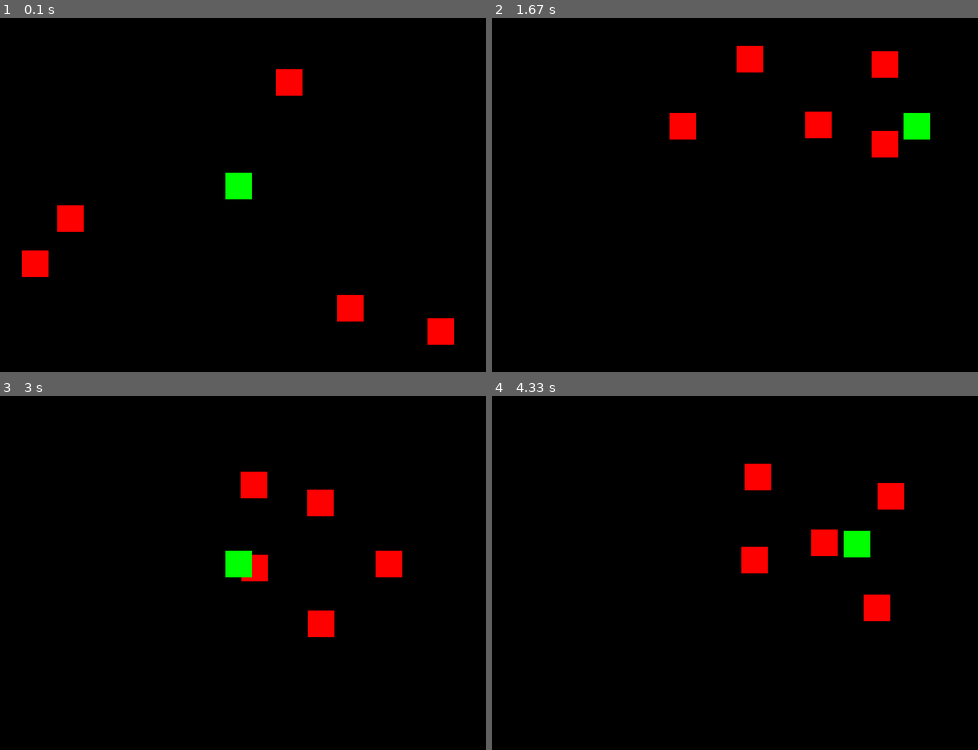
Above: before the commit, frames 1-4 (two rows, left to right).
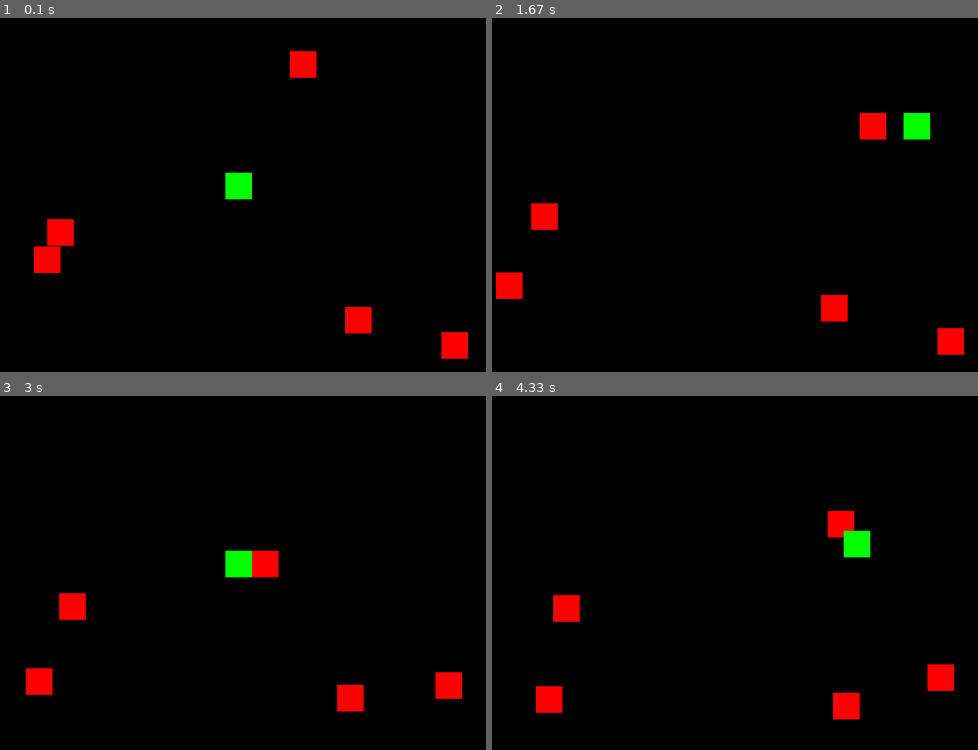
Above: after the commit, the same moments.

Repository: aknim/pygame-tank-battle
Game: pygame game, started from tank_battle.py
Two runs of this game, one before a commit and one after it. Both use one fixed random seed, a clock stepped at 60 frames per second and the inputs below.
Inputs:
- Up to frame 1 (0.1 s): no input
- Up to frame 2 (1.67 s): hold Right 0.33-0.8 s; hold Up 0.83-1.13 s; hold Right 1.17-1.63 s
- Up to frame 3 (3 s): hold Left 1.67-2.2 s; hold Down 2.23-2.53 s; hold Left 2.57-2.97 s
- Up to frame 4 (4.33 s): hold Up 3-3.37 s; hold Right 3.4-4.03 s; hold Down from 4.07 s (still down)

The runs differ from the first frame. In frame 1, 2.9% of the frame differs, in the area x 4-97%, y 9-97%; in frame 2, 4.0%; in frame 3, 3.5%; in frame 4, 4.0%, in the area x 9-96%, y 19-92%.

Commit message:
Day 2.1 20x1 Improved enemies movement - move towards player if it is in vicinity

Diff:
--- a/tank_battle.py
+++ b/tank_battle.py
@@ -89,6 +89,12 @@
         elif self.y > player_y:
             self.y -= self.speed
 
+    def move_locally(self, player_x, player_y, enemy_tanks):
+        if abs(self.x - player_x) < 150 and abs(self.y - player_y) < 150:
+            self.move_towards_player(player_x, player_y, enemy_tanks)
+        else:
+            self.move_randomly()
+
     def draw(self):
         pygame.draw.rect(screen, self.color, (self.x, self.y, self.width, self.height))
 
@@ -118,7 +124,8 @@
         # Move and draw each enemy tank
         for enemy in enemy_tanks:
             # enemy.move_randomly()
-            enemy.move_towards_player(player_tank.x, player_tank.y, enemy_tanks)
+            # enemy.move_towards_player(player_tank.x, player_tank.y, enemy_tanks)
+            enemy.move_locally(player_tank.x, player_tank.y, enemy_tanks)
             enemy.draw()
 
         # Draw player tank
